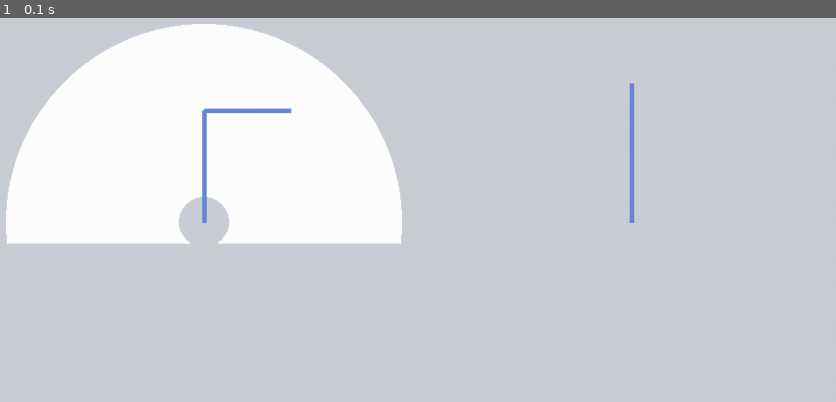
Above: before the commit, frame 1.
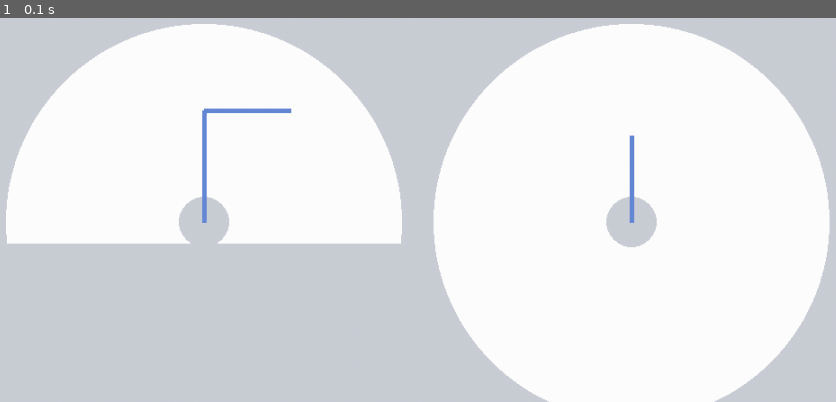
Above: after the commit, the same moment.

Repository: abackes19/ink
Game: pygame game, started from pygame-ik4.py
Same seed, same stepped clock (60 frames per second), same inputs: the game is played once before the commit and once after it.
Inputs:
- Up to frame 1 (0.1 s): no input

The runs differ from the first frame. In frame 1, 37% of the frame differs, in the area x 51-100%, y 1-100%.

Commit message:
Update pygame-ik4.py

Diff:
--- a/pygame-ik4.py
+++ b/pygame-ik4.py
@@ -113,12 +113,13 @@
     if ik(x, y, z) != False:
         # determine elbow point
         xe, ye, ze = ik(x,y,z)
+        xo = x; yo = y; zo = z
+        pxe = toriginx - (xe - originx)
+        pxo = toriginx - (xo - originx)
 
-        xo = x; yo = y; zo = z
         # draw line
         pygame.draw.lines(screen, blue, False, [[originx,originy], [xe, ye], [xo, yo]], 5) # sideview
-        pxe = xe - originx
-        pxo = xo - originx
+
 #        pygame.draw.line(screen, blue, [toriginx,toriginz], [toriginx + d_one, toriginz + d_two], 5) # not sure what this was
         pygame.draw.line(screen, blue, (toriginz, toriginx), [(toriginz - z), (pxo)], 5)
 #        pygame.draw.line(screen, green, (toriginz, toriginx), (ze, pxe), 5)
@@ -133,8 +134,8 @@
     pygame.draw.circle(screen, grey, (originx, originy), (d_one - d_two), 0)
     pygame.draw.rect(screen, grey, [0, (originy + 24), display_width, display_width])
     # topview
-    pygame.draw.circle(screen, white, (toriginx, toriginz), (d_one + d_two), 0)
-    pygame.draw.circle(screen, grey, (toriginx, toriginz), (d_one - d_two), 0)
+    pygame.draw.circle(screen, white, (toriginz, toriginx), (d_one + d_two), 0)
+    pygame.draw.circle(screen, grey, (toriginz, toriginx), (d_one - d_two), 0)
 
 #please work rectangle
 pygame.quit()
